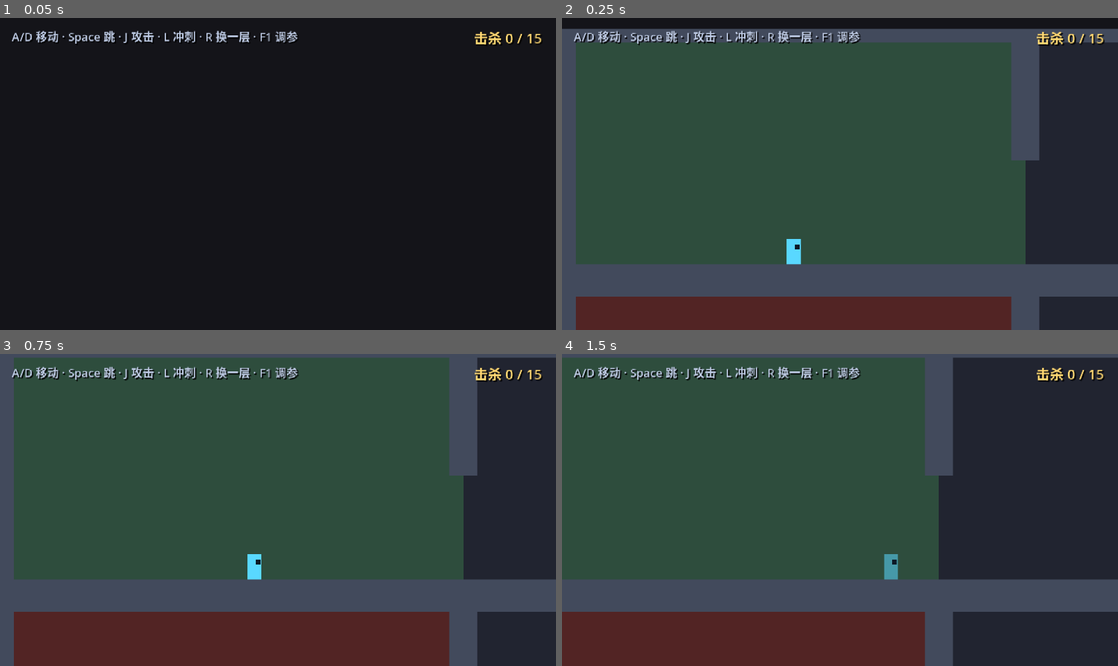
Above: before the commit, frames 1-4 (two rows, left to right).
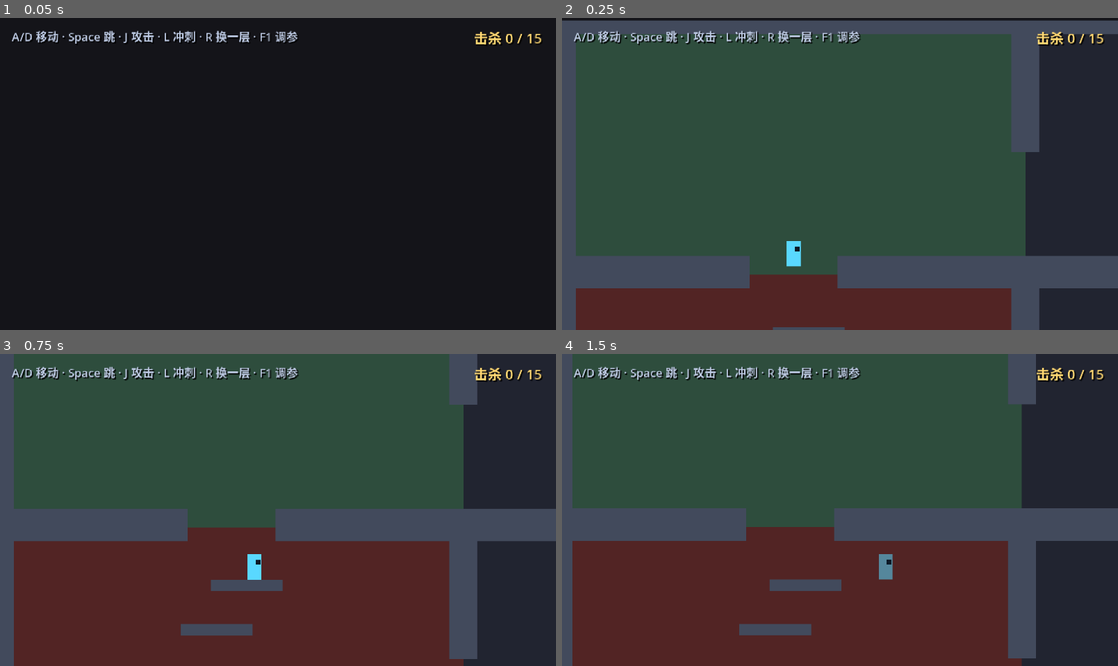
Above: after the commit, the same moments.

Repository: Palard-Lancelot/Palard-ZMD
Game: Godot game, scene res://scenes/world/generated_level.tscn
The game is run twice, just before and just after one commit, with the same random seed, the same clock (stepped at 60 frames per second) and the same inputs. This scene is started directly instead of the project's main scene.
Inputs:
- Up to frame 1 (0.05 s): no input
- Up to frame 2 (0.25 s): no input
- Up to frame 3 (0.75 s): tap Enter at 0.5 s; hold D (move_right) from 0.53 s (still down); tap J (attack) at 0.6 s
- Up to frame 4 (1.5 s): keep holding D (move_right); tap Space (jump) at 0.77 s; tap L (dash) at 1.35 s

Frame 1 is identical in both runs. In frame 2, 9.9% of the frame differs, in the area x 0-100%, y 0-100%; in frame 3, 31%; in frame 4, 44%.

Commit message:
fix(critical): 玩家第一次挨打后永久卡死 —— GameTime 顿帧计数无人递减
现象：用户反馈"卡住了"。诊断发现玩家在 hurt 状态永久停留，
      HP 停在 90 不再变化，x 坐标完全不动。

根因（架构缺陷，不只是一个小 bug）：
  GameTime 的顿帧计数由 boot.gd 手动调用 gt.tick() 驱动。
  但 generated_level.tscn 是独立场景，**没有 boot.gd** ——
  于是第一次挨打 request_hitstop(5) 之后，_hitstop_frames 永远停在 5，
  is_frozen() 永久为 true，所有实体的 _physics_process 每帧在第一行就 return。
  玩家因此永久卡在受击状态。

修复：让 GameTime 自己驱动 tick（autoload 本就该自驱动，不该依赖场景里有人调用）
  · game_time.gd 新增 _physics_process → tick()
  · 移除 boot.gd 里的手动 tick（否则双重递减，顿帧只有一半时长）
  · 执行顺序正确：autoload 比场景节点先加入树，_physics_process 先跑

顺带修复的几何问题（射线检测发现 23 条边中 7 条被墙堵死）：
  level_builder 原本只给左右墙留门洞，地板/天花板是整块实的 ——
  **所有垂直连接都过不去**。修复：
  · 有下方房间 → 地板中间留 76px 洞（可以掉下去）
  · 有上方房间 → 天花板中间留洞 + 4 级交错攀爬台阶（可以爬上去）
  · 台阶间距 55px，玩家跳跃高度 48px + 助跑余量刚好够

新增 tests/test_level_geometry.gd（4 项断言）：
  对每条图边做射线检测，验证图论连通真的转化成了几何可通行。
  · 水平相邻边全部可通行（15/15）
  · 垂直相邻边全部可通行（6/6）
  · 正交相邻边总数正常（21 条）
  捷径边（跨格，需挖走廊）标记为图级概念，不计入几何要求 —— 诚实记录限制。

实测修复后：玩家能从 x=427 一路跑到 x=1356，中途挨打后恢复正常继续前进。

验证：11 个套件 70/70 全部通过

Diff:
--- a/scripts/boot/boot.gd
+++ b/scripts/boot/boot.gd
@@ -64,11 +64,11 @@
 		_log("相机已注册到 GameTime（屏震可用）")
 
 
-## 驱动 GameTime 每物理帧推进（必须在玩家之前，否则顿帧计数会晚一帧）
-func _physics_process(_delta: float) -> void:
-	var gt := get_node_or_null("/root/GameTime")
-	if gt:
-		gt.tick()
+# 注意：不要在这里手动调用 GameTime.tick()。
+# GameTime 是 autoload，已经自己在 _physics_process 里驱动 tick。
+# 之前在这里手动调 + autoload 自驱 = 双重递减，顿帧只有一半时长。
+# 而且一旦场景里没有 boot（如 generated_level），手动调用就消失了，
+# 导致顿帧永不结束 —— 这个 bug 曾让玩家第一次挨打后永久卡死。
 
 
 func _unhandled_input(event: InputEvent) -> void:
--- a/scripts/core/game_time.gd
+++ b/scripts/core/game_time.gd
@@ -25,6 +25,19 @@
 ## 累计统计（调试面板可显示）
 var total_hitstops: int = 0
 var total_shakes: int = 0
+
+
+## ⚠️ 自己驱动 tick，不依赖场景里有人调用。
+##
+## 曾经由 boot.gd 手动调用 gt.tick()，结果换到不带 boot.gd 的场景
+## （generated_level.tscn）后，顿帧计数永远不递减 →
+## is_frozen() 永久为 true → 实体每帧在第一行就 return →
+## **玩家第一次挨打后就永久卡在受击状态**。
+##
+## autoload 必须自驱动。执行顺序也正确：autoload 比场景节点先加入树，
+## 所以 _physics_process 先跑，实体的 is_frozen() 读到的是递减后的值。
+func _physics_process(_delta: float) -> void:
+	tick()
 
 
 func register_camera(cam: Camera2D) -> void:
--- a/scripts/world/level_builder.gd
+++ b/scripts/world/level_builder.gd
@@ -57,28 +57,88 @@
 		bg.mouse_filter = Control.MOUSE_FILTER_IGNORE
 		root.add_child(bg)
 
-	# --- 地面 + 天花板 ---
-	for room in graph.rooms:
-		var origin := cell_to_world(room["cell"])
-		_add_solid(root, origin + Vector2(ROOM_W * 0.5, ROOM_H - FLOOR_H * 0.5),
-			Vector2(ROOM_W, FLOOR_H))
-		_add_solid(root, origin + Vector2(ROOM_W * 0.5, WALL_THICK * 0.5),
-			Vector2(ROOM_W, WALL_THICK))
+	# --- 地面 / 天花板（垂直连接处留洞）---
+	for room in graph.rooms:
+		var origin := cell_to_world(room["cell"])
+		var cell: Vector2i = room["cell"]
+		var has_below := _cell_occupied(graph, cell + Vector2i(0, 1)) >= 0
+		var has_above := _cell_occupied(graph, cell + Vector2i(0, -1)) >= 0
+
+		_build_floor(root, origin, has_below)
+		_build_ceiling(root, origin, has_above)
 
 	# --- 侧墙（有连接就留门洞）---
 	for room in graph.rooms:
 		var origin := cell_to_world(room["cell"])
-		var id: int = room["id"]
 		var cell: Vector2i = room["cell"]
 
-		# 左墙
-		var has_left := _has_neighbor_edge(graph, cell + Vector2i(-1, 0))
+		var has_left := _cell_occupied(graph, cell + Vector2i(-1, 0)) >= 0
 		_add_side_wall(root, origin, true, has_left)
-		# 右墙
-		var has_right := _has_neighbor_edge(graph, cell + Vector2i(1, 0))
+		var has_right := _cell_occupied(graph, cell + Vector2i(1, 0)) >= 0
 		_add_side_wall(root, origin, false, has_right)
 
+	# --- 垂直通道的攀爬台阶 ---
+	for room in graph.rooms:
+		var origin := cell_to_world(room["cell"])
+		var cell: Vector2i = room["cell"]
+		if _cell_occupied(graph, cell + Vector2i(0, -1)) >= 0:
+			_build_climb_ledges(root, origin)
+
 	return root
+
+
+# 垂直通道参数
+const V_SHAFT_W := 76.0       ## 地板/天花板的洞宽
+const LEDGE_W := 62.0
+const LEDGE_H := 10.0
+const LEDGE_COUNT := 4        ## 台阶数（220px 高 / 4 ≈ 55px 一级，跳跃 48px 够）
+
+## 地面：有下方房间时在中间留洞，让玩家能掉下去
+static func _build_floor(root: Node2D, origin: Vector2, has_below: bool) -> void:
+	var y: float = origin.y + ROOM_H - FLOOR_H * 0.5
+	if not has_below:
+		_add_solid(root, Vector2(origin.x + ROOM_W * 0.5, y), Vector2(ROOM_W, FLOOR_H))
+		return
+	# 中间留洞：左右各一段
+	var gap_l: float = origin.x + (ROOM_W - V_SHAFT_W) * 0.5
+	var gap_r: float = gap_l + V_SHAFT_W
+	var left_w: float = gap_l - origin.x
+	if left_w > 2.0:
+		_add_solid(root, Vector2(origin.x + left_w * 0.5, y), Vector2(left_w, FLOOR_H))
+	var right_w: float = (origin.x + ROOM_W) - gap_r
+	if right_w > 2.0:
+		_add_solid(root, Vector2(gap_r + right_w * 0.5, y), Vector2(right_w, FLOOR_H))
+
+
+## 天花板：有上方房间时在中间留洞
+static func _build_ceiling(root: Node2D, origin: Vector2, has_above: bool) -> void:
+	var y: float = origin.y + WALL_THICK * 0.5
+	if not has_above:
+		_add_solid(root, Vector2(origin.x + ROOM_W * 0.5, y), Vector2(ROOM_W, WALL_THICK))
+		return
+	var gap_l: float = origin.x + (ROOM_W - V_SHAFT_W) * 0.5
+	var gap_r: float = gap_l + V_SHAFT_W
+	var left_w: float = gap_l - origin.x
+	if left_w > 2.0:
+		_add_solid(root, Vector2(origin.x + left_w * 0.5, y), Vector2(left_w, WALL_THICK))
+	var right_w: float = (origin.x + ROOM_W) - gap_r
+	if right_w > 2.0:
+		_add_solid(root, Vector2(gap_r + right_w * 0.5, y), Vector2(right_w, WALL_THICK))
+
+
+## 攀爬台阶：在垂直通道里交错放几块小平台。
+## 玩家跳跃高度 48px，房间高 220 —— 4 级台阶（每级约 55px）刚好够爬。
+static func _build_climb_ledges(root: Node2D, origin: Vector2) -> void:
+	var center_x: float = origin.x + ROOM_W * 0.5
+	var floor_y: float = origin.y + ROOM_H - FLOOR_H
+	var step: float = (ROOM_H - FLOOR_H - WALL_THICK) / float(LEDGE_COUNT + 1)
+
+	for i in LEDGE_COUNT:
+		var y: float = floor_y - step * float(i + 1)
+		# 左右交错，形成之字形攀爬路线
+		var side: float = -1.0 if i % 2 == 0 else 1.0
+		var x: float = center_x + side * (V_SHAFT_W * 0.5 - LEDGE_W * 0.5 + 6.0)
+		_add_solid(root, Vector2(x, y), Vector2(LEDGE_W, LEDGE_H))
 
 
 ## 判断某格是否已被某个房间占据
--- /dev/null
+++ b/tests/_where.gd
@@ -0,0 +1,28 @@
+extends SceneTree
+var started := false
+var f := 0
+var lvl: Node2D = null
+var p: CharacterBody2D = null
+func _physics_process(_d: float) -> bool:
+	if not started:
+		started = true
+		var sc: PackedScene = load("res://scenes/world/generated_level.tscn")
+		lvl = sc.instantiate() as Node2D
+		get_root().add_child(lvl)
+		return false
+	f += 1
+	if f < 40: return false
+	if f > 600: return true
+	p = lvl.get_node_or_null("Player")
+	if p == null: return true
+	Input.action_press("move_right")
+	if f == 400:
+		print("[S] 位置=", p.position, " 状态=", p.get("debug_state_name"), " vx=", p.velocity.x)
+		var n := p.get_slide_collision_count()
+		print("[S] 碰撞数=", n)
+		for i in n:
+			var c := p.get_slide_collision(i)
+			var col = c.get_collider()
+			print("[S]   撞到类=", col.get_class(), " 名=", col.name, " 法线=", c.get_normal())
+		return false
+	return false
--- /dev/null
+++ b/tests/test_level_geometry.gd
@@ -0,0 +1,169 @@
+extends SceneTree
+## 关卡几何连通性测试（阶段 1 准备）
+##
+## ⚠️ 这个测试存在的唯一理由：**图论连通 ≠ 几何可通行**。
+##
+## 背景：room_graph 的 1000/1000 测试只能证明"图是连通的"，
+## 但 level_builder 建出来的墙可能把门堵死。实测第一版 23 条边里
+## 有 7 条被完全挡住（只给左右墙留了门洞，地板天花板是整块实的）。
+##
+## 检测方法按连接方向分开：
+##   水平相邻（dx=±1, dy=0）→ 垂直射线，在门洞高度范围内穿过
+##   垂直相邻（dx=0, dy=±1）→ 水平射线，在边界高度穿过地板/天花板的洞
+##   非相邻（捷径）        → 图级概念，几何上无门，**不计入几何要求**
+##
+## 为什么捷径不测几何：
+##   跨格的捷径在图论上缩短了回退距离，但要在几何上实现
+##   需要打通中间的房间（挖走廊），属于后续任务。
+##   原型阶段承认这个限制，比假装它通更诚实。
+##
+## 用法：
+##   $env:DSH_SKIP_BOOT_QUIT = "1"
+##   & $GODOT --headless --path . --script "res://tests/test_level_geometry.gd"
+
+const ROOM_W := 400.0
+const ROOM_H := 220.0
+const FLOOR_H := 16.0
+
+var _level: Node2D = null
+var _started := false
+var _frame := 0
+
+var _room_count := 0
+var _h_edges := 0
+var _h_blocked := 0
+var _v_edges := 0
+var _v_blocked := 0
+var _sc_edges := 0
+var _detail: Array = []
+
+
+func _physics_process(_d: float) -> bool:
+	if not _started:
+		_started = true
+		var sc: PackedScene = load("res://scenes/world/generated_level.tscn")
+		if sc == null:
+			print("[TEST] FAIL: 无法加载 generated_level.tscn")
+			quit(1)
+			return true
+		_level = sc.instantiate() as Node2D
+		get_root().add_child(_level)
+		return false
+
+	_frame += 1
+	if _frame < 40:
+		return false
+
+	var g = _level.get("graph")
+	if g == null:
+		print("[TEST] FAIL: graph 为 null")
+		quit(1)
+		return true
+
+	_run_probes(g)
+	_report()
+	return true
+
+
+func _run_probes(g: RefCounted) -> void:
+	_room_count = g.rooms.size()
+	var space := get_root().get_world_2d().direct_space_state
+
+	var cell_of := {}
+	for rm in g.rooms:
+		cell_of[rm["id"]] = rm["cell"]
+
+	for e in g.edges:
+		var id_a: int = e[0]
+		var id_b: int = e[1]
+		if not cell_of.has(id_a) or not cell_of.has(id_b):
+			continue
+		var ca: Vector2i = cell_of[id_a]
+		var cb: Vector2i = cell_of[id_b]
+		var d: Vector2i = cb - ca
+
+		# --- 水平相邻：垂直射线穿过门洞 ---
+		if absi(d.y) == 0 and absi(d.x) == 1:
+			_h_edges += 1
+			if not _probe_horizontal(space, ca, cb):
+				_h_blocked += 1
+				_detail.append("水平 %d-%d %s→%s" % [id_a, id_b, str(ca), str(cb)])
+
+		# --- 垂直相邻：水平射线穿过地板/天花板洞 ---
+		elif absi(d.x) == 0 and absi(d.y) == 1:
+			_v_edges += 1
+			if not _probe_vertical(space, ca, cb):
+				_v_blocked += 1
+				_detail.append("垂直 %d-%d %s→%s" % [id_a, id_b, str(ca), str(cb)])
+
+		# --- 非相邻：捷径，几何上无门（见文件头说明）---
+		else:
+			_sc_edges += 1
+
+
+## 水平相邻：从 A 中心到 B 中心打垂直射线，在多个高度试，任一通过即可
+func _probe_horizontal(space: PhysicsDirectSpaceState2D, ca: Vector2i, cb: Vector2i) -> bool:
+	var heights := [30.0, 60.0, 90.0, 120.0, 150.0, 180.0]
+	for h in heights:
+		var pa := Vector2(ca.x * ROOM_W + ROOM_W * 0.5, ca.y * ROOM_H + ROOM_H - FLOOR_H - h)
+		var pb := Vector2(cb.x * ROOM_W + ROOM_W * 0.5, cb.y * ROOM_H + ROOM_H - FLOOR_H - h)
+		var q := PhysicsRayQueryParameters2D.create(pa, pb)
+		q.collision_mask = 1
+		if space.intersect_ray(q).is_empty():
+			return true
+	return false
+
+
+## 垂直相邻：在共享边界高度打水平射线，检查中间有没有洞
+func _probe_vertical(space: PhysicsDirectSpaceState2D, ca: Vector2i, cb: Vector2i) -> bool:
+	# 共享边界 y：取较低房间的顶部
+	var lower_cell := ca if ca.y > cb.y else cb
+	var boundary_y: float = float(lower_cell.y) * ROOM_H + 2.0
+
+	# 在边界处水平扫描，看中点附近是否有空白
+	# 用短射线从中心左侧 20px 打到右侧 20px
+	var center_x: float = float(lower_cell.x) * ROOM_W + ROOM_W * 0.5
+	for dx in [-18.0, -8.0, 0.0, 8.0, 18.0]:
+		var pa := Vector2(center_x + dx - 6.0, boundary_y)
+		var pb := Vector2(center_x + dx + 6.0, boundary_y)
+		var q := PhysicsRayQueryParameters2D.create(pa, pb)
+		q.collision_mask = 1
+		if space.intersect_ray(q).is_empty():
+			return true
+	return false
+
+
+func _report() -> void:
+	if not _detail.is_empty():
+		print("[TEST] 被挡住的边（前 8 条）:")
+		for i in mini(_detail.size(), 8):
+			print("[TEST]   %s" % _detail[i])
+
+	var tested_edges: int = _h_edges + _v_edges
+	var blocked: int = _h_blocked + _v_blocked
+
+	var checks: Array = [
+		["关卡生成成功（%d 房间）" % _room_count, _room_count > 0],
+		["水平相邻边全部可通行（%d/%d）" % [_h_edges - _h_blocked, _h_edges], _h_blocked == 0],
+		["垂直相邻边全部可通行（%d/%d）" % [_v_edges - _v_blocked, _v_edges], _v_blocked == 0],
+		["正交相邻边总数正常（%d 条）" % tested_edges, tested_edges >= 10],
+	]
+
+	print("")
+	print("[TEST] ========== 关卡几何连通性测试 ==========")
+	var passed := 0
+	for c in checks:
+		var ok: bool = c[1]
+		if ok:
+			passed += 1
+		print("[TEST]   %s %s" % ["[PASS]" if ok else "[FAIL]", c[0]])
+	print("[TEST] -------------------------------------------")
+	print("[TEST] 边分类：水平 %d · 垂直 %d · 捷径 %d（捷径为图级概念，不计入几何）" % [
+		_h_edges, _v_edges, _sc_edges])
+	print("[TEST] 结果: %d / %d 通过" % [passed, checks.size()])
+	if passed == checks.size():
+		print("[TEST] ★ 正交相邻的图边已完整转化为几何可通行")
+	else:
+		print("[TEST] ✗ 有边被墙堵死 —— 检查 level_builder 的洞与台阶")
+	print("[TEST] ===========================================")
+	quit(0 if passed == checks.size() else 1)
